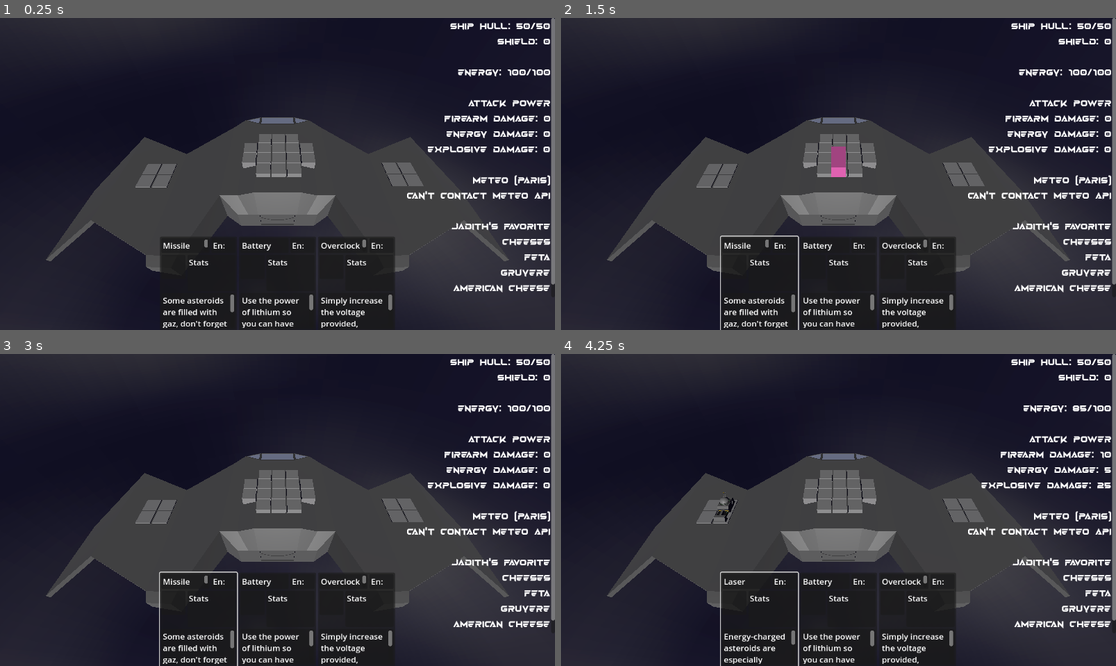
Above: before the commit, frames 1-4 (two rows, left to right).
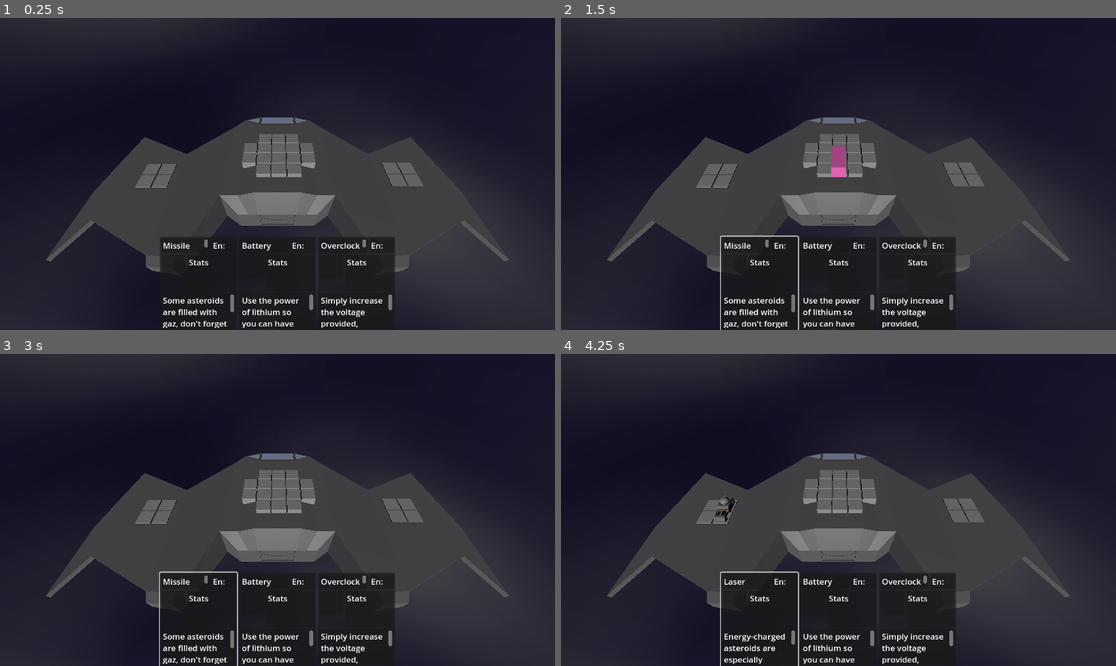
Above: after the commit, the same moments.

Repository: Xwilarg/LudumDare54
Game: Godot game, scene res://Scenes/Main.tscn
Same seed, same stepped clock (60 frames per second), same inputs: the game is played once before the commit and once after it. Video files are missing from this copy of the repository; at most half a second of black plays in their place.
Inputs (mouse positions are in pixels of both pictures, inside the frame that each line leads up to):
- Up to frame 1 (0.25 s): no input
- Up to frame 2 (1.5 s): click (760, 283) at 0.52 s; click (760, 283) at 1.27 s
- Up to frame 3 (3 s): click (199, 619) at 2.02 s; tap Enter at 2.75 s; move the mouse to (399, 494) at 2.77 s; click (399, 494) at 2.92 s
- Up to frame 4 (4.25 s): tap Space at 3.5 s; move the mouse to (727, 525) at 3.52 s; click (727, 525) at 3.67 s

The runs differ from the first frame. In frame 1, 3.5% of the frame differs, in the area x 73-100%, y 0-88%; in frame 2, 3.5%; in frame 3, 3.5%; in frame 4, 3.6%.
Error in both runs: Invalid access to property or key 'current_weather' on a base object of type 'Nil'. (res://Scripts/GameManager.gd:40)

Commit message:
Allow to delete items by placing them on top

Diff:
--- a/Scripts/CardManager.gd
+++ b/Scripts/CardManager.gd
@@ -86,7 +86,7 @@
 				get_node("/root/Root/spaceship").current_shield -= max(0, int(item.card.effects["SHD"]))
 			_items.erase(item)
 			if len(get_effect("VID")) == 0:
-				get_node("/root/Root/UI/VideoStreamPlayer").stream = null
+				get_node("/root/Root/UI/AspectRatioContainer/VideoStreamPlayer").stream = null
 
 func play_animal_video():
 	var vidCount = sum(get_effect("VID"))
--- a/Scripts/GameManager.gd
+++ b/Scripts/GameManager.gd
@@ -67,7 +67,7 @@
 			hintObject.global_position = result.position
 
 	# update UI
-	var info_level = 5# CardManager.sum(CardManager.get_effect("SEN"))
+	var info_level = CardManager.sum(CardManager.get_effect("SEN"))
 	var text = ""
 
 	if info_level > 0: # Ship HP
--- a/Scripts/Grid.gd
+++ b/Scripts/Grid.gd
@@ -106,7 +106,9 @@
 						var coord_col =  input_rectangle[0][1] + col
 						if coord_row == item.x + irow and coord_col == item.y + icol:
 							print("[CG] Attemped to place an element that collides with " + placed_items[item][0].name)
-							return false
+							CardManager.delete_item(placed_items[item][0])
+							placed_items[item][0].queue_free()
+							placed_items.erase(item)
 
 	# if we pass all the checks, we are good to go !
 	# TODO: check if there is another object here
@@ -164,10 +166,10 @@
 		var placed_item_anchor: Vector2i = placed_items[placed_item_grid_position][2]
 		var placed_rectangle: Array[Vector2i] = get_enclosing_rectangle(placed_item_shape, placed_item_anchor, placed_item_grid_position)
 
-		if placed_item_has_element_in_rectangle(placed_item_shape, placed_rectangle, input_item_shape, input_rectangle):
-			placed_items.erase(placed_item_grid_position)
-			CardManager.delete_item(placed_items[placed_item_grid_position][0])
-			placed_items[placed_item_grid_position][0].queue_free()
+		#if placed_item_has_element_in_rectangle(placed_item_shape, placed_rectangle, input_item_shape, input_rectangle):
+		#	placed_items.erase(placed_item_grid_position)
+		#	CardManager.delete_item(placed_items[placed_item_grid_position][0])
+		#	placed_items[placed_item_grid_position][0].queue_free()
 
 
 	placed_items[position_index] = [input_item, input_item_shape, input_item_shape_anchor]
